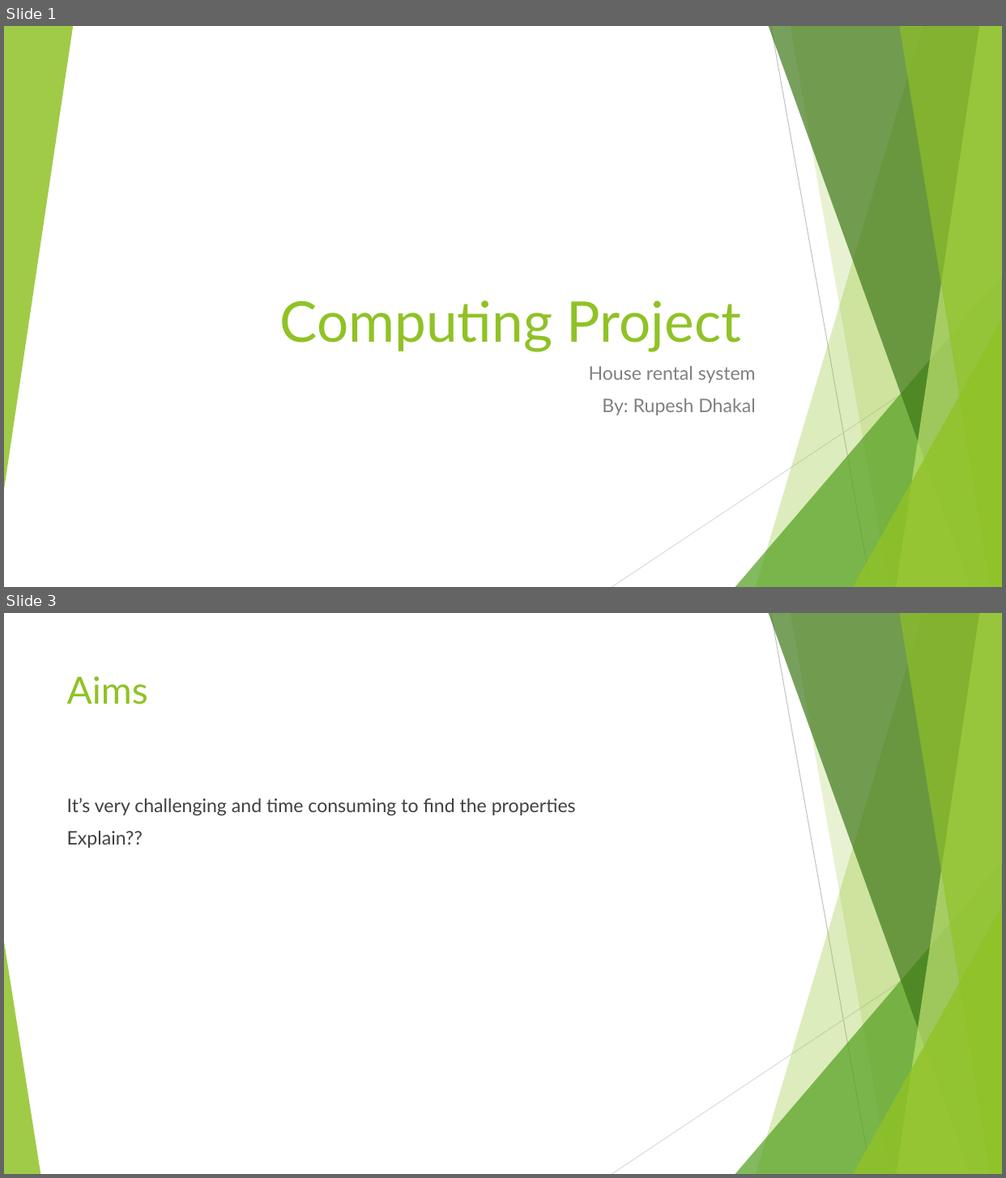
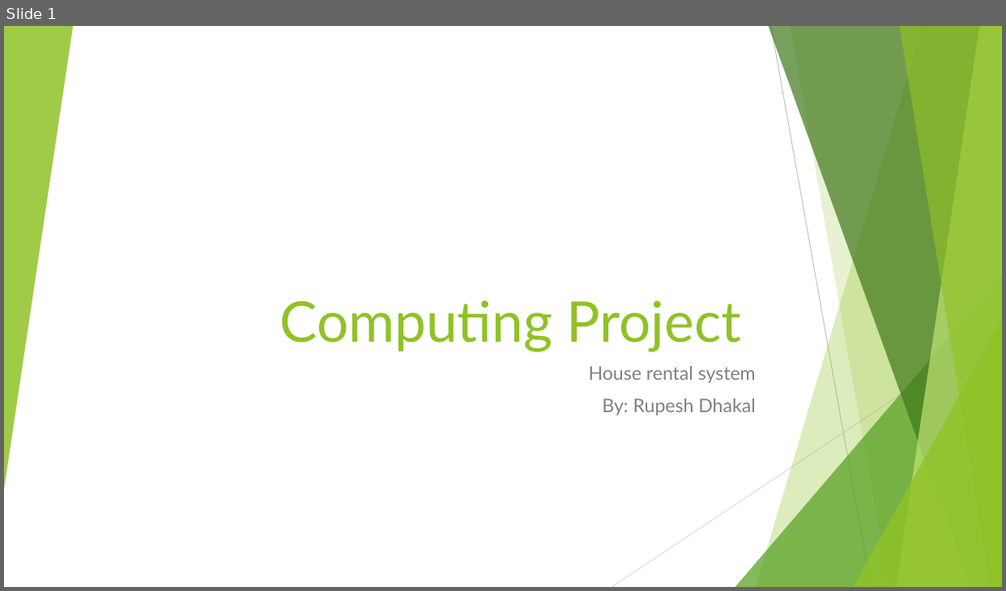
Before and after one commit to DhakalRupesh/HouseRental, a slide deck: HRS_PresentationSlide.pptx. Shown one above the other, each under a label of ours: slides 1 and 3 before the commit, slide 1 after it; the slides between them are not shown. The pictures are 1006x1178 and 1006x591 pixels, drawn with LibreOffice and Linux fonts; fonts in the diff are those of the drawing. Boxes give left, top, right and bottom in pixels: in the first picture for what was removed or moved away, otherwise in the second. Text is boxed around its words. In the diff, an @@ line names an element or a change of style, - is before the commit and + after.

```diff
--- a/HRS_PresentationSlide.pptx
+++ b/HRS_PresentationSlide.pptx
@@ slide 3 removed at <box>4,613,1002,1174</box>, background #FFFFFF; not listed: 9 template elements that a slide beside it also shows @@
@@ title removed at <box>67,676,148,705</box> @@
-Aims
@@ text removed at <box>67,798,576,848</box> @@
-It’s very challenging and time consuming to find the properties
-Explain??
@@ triangle removed at <box>4,942,40,1174</box> @@
```
Also in this commit, not shown: 1 slide changed, 2 slides added, 4 other files.
